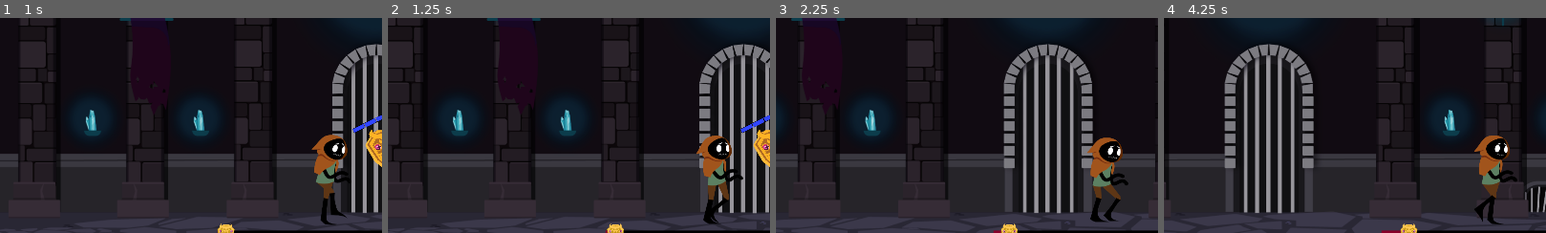
Above: before the commit, frames 1-4 (left to right).
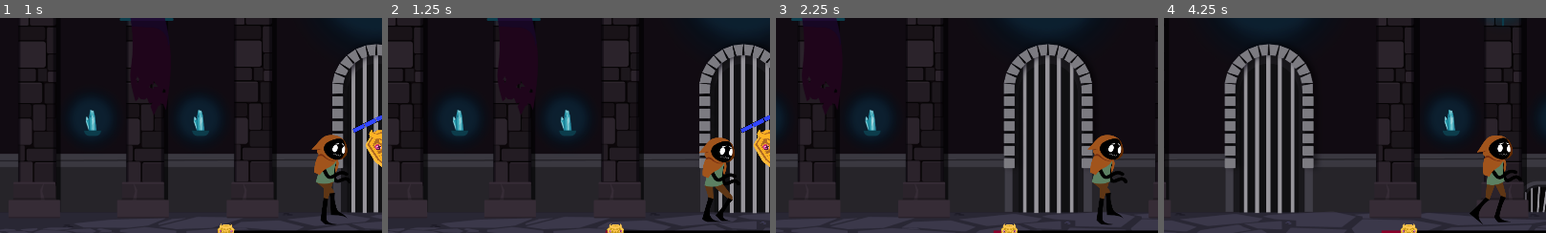
Above: after the commit, the same moments.

Repository: Cookie-Tin-Studios/Heroes-Shield
Game: Godot game, scene res://scenes/menu/main_menu.tscn
Same seed, same stepped clock (60 frames per second), same inputs: the game is played once before the commit and once after it.
Inputs (mouse positions are % of the whole screen's width and height, from its top left):
- Up to frame 1 (1 s): click "Start" at 0.5 s
- Up to frame 2 (1.25 s): no input
- Up to frame 3 (2.25 s): move the mouse to (72, 45) at 1.27 s; hold Right (ui_right) 1.28-2.03 s; click (72, 45) at 1.35 s; move the mouse to (30, 55) at 2.02 s; hold Down (ui_down) from 2.03 s (still down); tap Space (shield_dash) at 2.1 s
- Up to frame 4 (4.25 s): move the mouse to (60, 28) at 2.77 s; release Down (ui_down) at 2.78 s; hold Right (ui_right) 2.78-3.53 s; click (60, 28) at 2.85 s; move the mouse to (45, 70) at 3.52 s; hold Up (ui_up) from 3.53 s (still down); tap Space (shield_dash) at 3.6 s
The pictures show only the part of the screen within x 0-50%, y 42-92%; the shares and areas given below are measured in that part.

Frame 1 is identical in both runs. In frame 2, 1.3% of the frame differs, in the area x 80-93%, y 54-96%; in frame 3, 1.6%; in frame 4, 1.7%.

Commit message:
Fixing missing animations

Diff:
--- a/scenes/bosses/boss1.tscn
+++ b/scenes/bosses/boss1.tscn
@@ -1,14 +1,11 @@
-[gd_scene load_steps=12 format=3 uid="uid://3npy5eb5sst5"]
+[gd_scene load_steps=9 format=3 uid="uid://3npy5eb5sst5"]
 
 [ext_resource type="PackedScene" uid="uid://ca3rytbyuxw8h" path="res://scenes/mob_base.tscn" id="1_dnpcy"]
 [ext_resource type="Script" path="res://scripts/boss1/boss1.gd" id="2_twwc3"]
 [ext_resource type="PackedScene" uid="uid://dmxf6gcphgjg5" path="res://scenes/projectile.tscn" id="3_bces4"]
 [ext_resource type="Texture2D" uid="uid://lsljaf1o2ne7" path="res://assets/sprites/boss1/Boss_wings down.svg" id="4_4cxuy"]
-[ext_resource type="Texture2D" path="res://assets/sprites/boss1/wing_up.svg" id="4_xm661"]
-[ext_resource type="Texture2D" path="res://assets/sprites/boss1/Boss_eyes Closed.svg" id="5_7pcow"]
 [ext_resource type="Texture2D" uid="uid://8j3phlw80mof" path="res://assets/sprites/boss1/Boss_wings up.svg" id="5_ybf8m"]
 [ext_resource type="Texture2D" uid="uid://gh34we5fsax0" path="res://assets/sprites/boss1/Full boss.svg" id="6_4smcv"]
-[ext_resource type="Texture2D" path="res://assets/sprites/boss1/on-kill.png" id="6_jpuub"]
 
 [sub_resource type="SpriteFrames" id="SpriteFrames_xgraa"]
 animations = [{
@@ -26,24 +23,12 @@
 "name": &"idle",
 "speed": 3.0
 }, {
-"frames": [{
-"duration": 1.0,
-"texture": ExtResource("4_xm661")
-}, {
-"duration": 1.0,
-"texture": ExtResource("6_4smcv")
-}, {
-"duration": 1.0,
-"texture": ExtResource("5_7pcow")
-}],
+"frames": [],
 "loop": true,
 "name": &"on-hit",
 "speed": 1.0
 }, {
-"frames": [{
-"duration": 1.0,
-"texture": ExtResource("6_jpuub")
-}],
+"frames": [],
 "loop": true,
 "name": &"on-kill",
 "speed": 1.0
@@ -66,9 +51,8 @@
 
 [node name="AnimatedSprite2D" type="AnimatedSprite2D" parent="." index="0"]
 sprite_frames = SubResource("SpriteFrames_xgraa")
-animation = &"idle"
+animation = &"on-hit"
 autoplay = "idle"
-frame_progress = 0.0660046
 
 [node name="CollisionShape2D" type="CollisionShape2D" parent="." index="1"]
 light_mask = 4
--- a/scenes/idiot_hero.tscn
+++ b/scenes/idiot_hero.tscn
@@ -8,7 +8,6 @@
 [ext_resource type="Texture2D" uid="uid://bjxj6g6faix8g" path="res://assets/sprites/idiot_hero/step_5.svg" id="6_k3r5c"]
 [ext_resource type="Texture2D" uid="uid://dx7gi6qrx0e4p" path="res://assets/sprites/idiot_hero/step_6.svg" id="7_4pxuy"]
 [ext_resource type="Texture2D" uid="uid://cg1pxh7rnfsdu" path="res://assets/sprites/idiot_hero/step_7.svg" id="8_7dulj"]
-[ext_resource type="Texture2D" uid="uid://djuinchlmv4n8" path="res://assets/sprites/idiot_hero/standing.svg" id="9_im3k4"]
 
 [sub_resource type="SpriteFrames" id="SpriteFrames_ar3yn"]
 animations = [{
@@ -33,13 +32,10 @@
 }, {
 "duration": 1.0,
 "texture": ExtResource("8_7dulj")
-}, {
-"duration": 1.0,
-"texture": ExtResource("9_im3k4")
 }],
 "loop": true,
 "name": &"idle",
-"speed": 7.0
+"speed": 6.0
 }]
 
 [sub_resource type="RectangleShape2D" id="RectangleShape2D_74d3d"]
@@ -56,7 +52,7 @@
 sprite_frames = SubResource("SpriteFrames_ar3yn")
 animation = &"idle"
 autoplay = "idle"
-frame_progress = 0.795382
+frame_progress = 0.913022
 
 [node name="CollisionShape2D" type="CollisionShape2D" parent="."]
 position = Vector2(0, -4.5)
Not shown: 1 places in scenes/idiot_hero.tscn that only renumber resources
